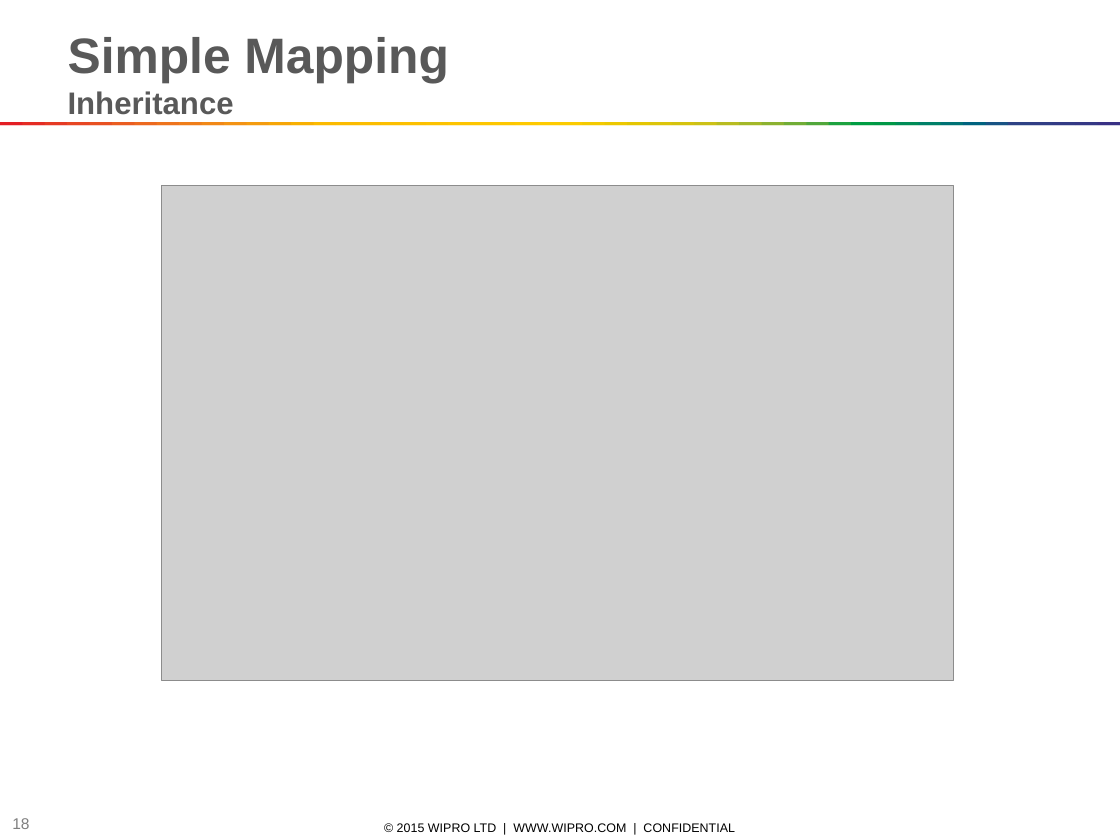
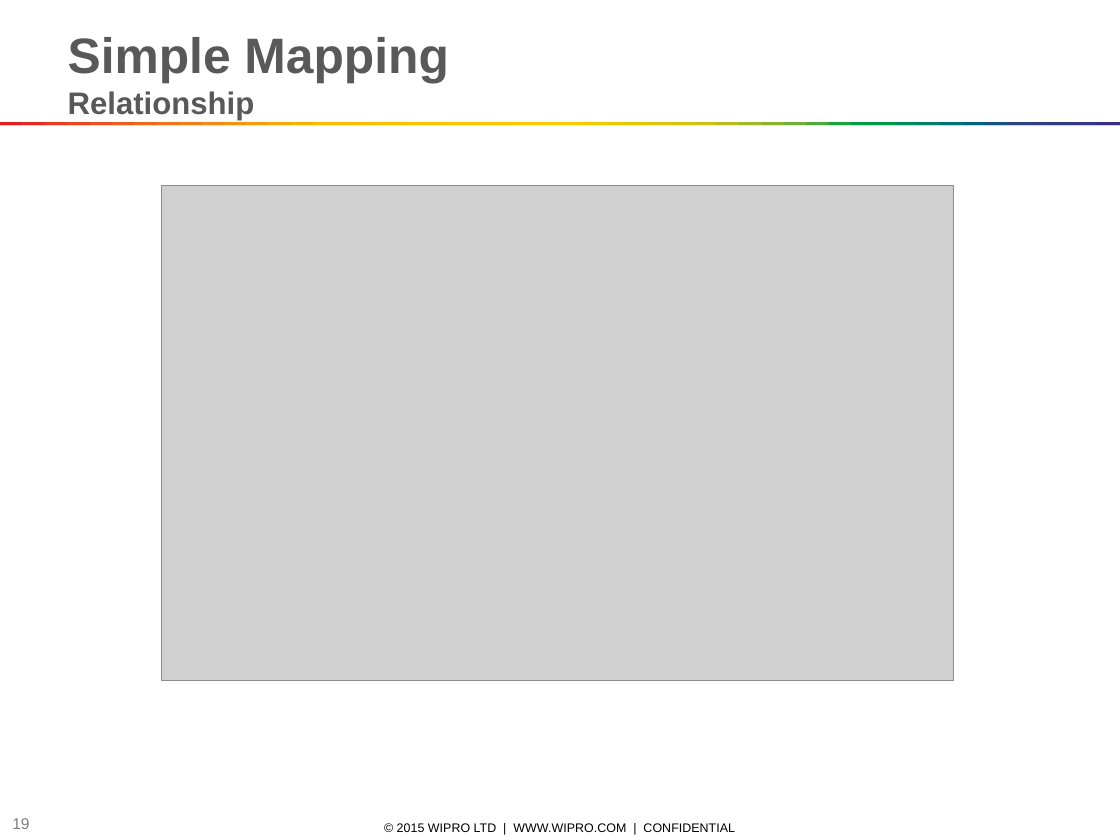
Before and after one commit to marcelsamaruga/wiproTraining, a slide deck: slide 19 of Java Persistence API and Hibernate.pptx (slide 18 before the commit). Drawn at 1120x840 pixels with LibreOffice and Linux fonts; fonts in the diff are those of the drawing; grey boxes stand for pictures. Boxes give left, top, right and bottom in pixels: in the first picture for what was removed or moved away, otherwise in the second. Text is boxed around its words. In the diff, an @@ line names an element or a change of style, - is before the commit and + after.

```diff
--- a/Java Persistence API and Hibernate.pptx
+++ b/Java Persistence API and Hibernate.pptx
@@ text at <box>68,91,255,120</box>: text changed @@
-Inheritance
+Relationship
```
Also in this commit, not shown: 3 other slides changed, 17 slides added.
